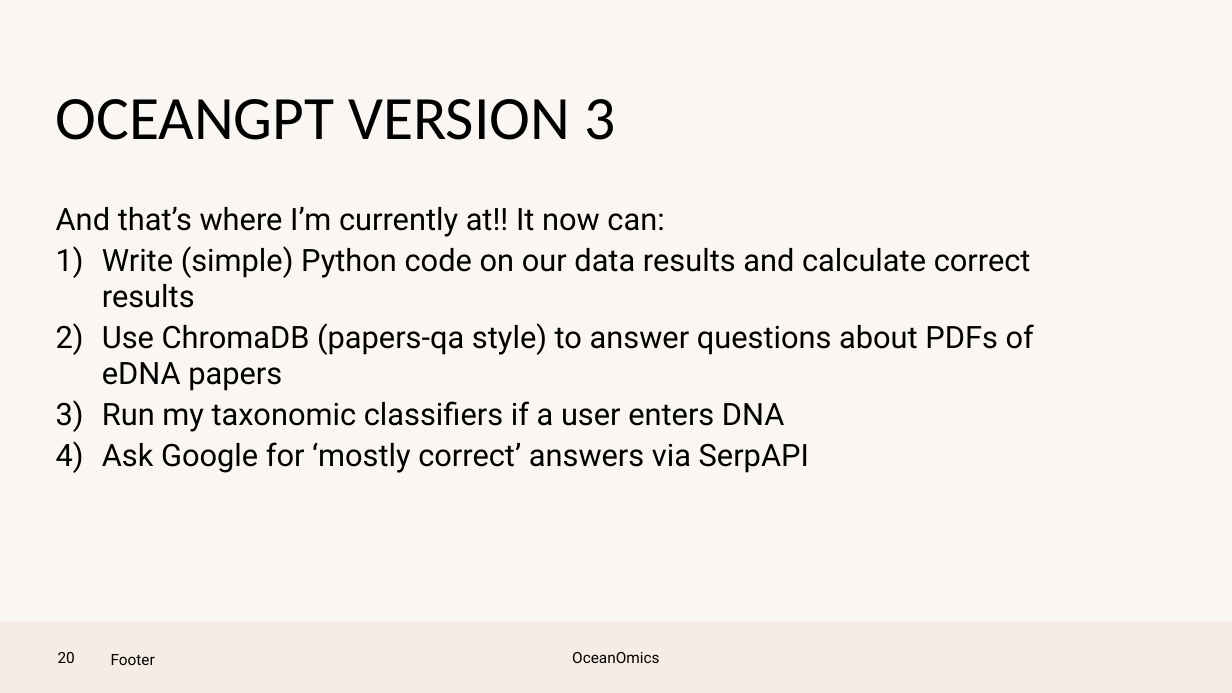
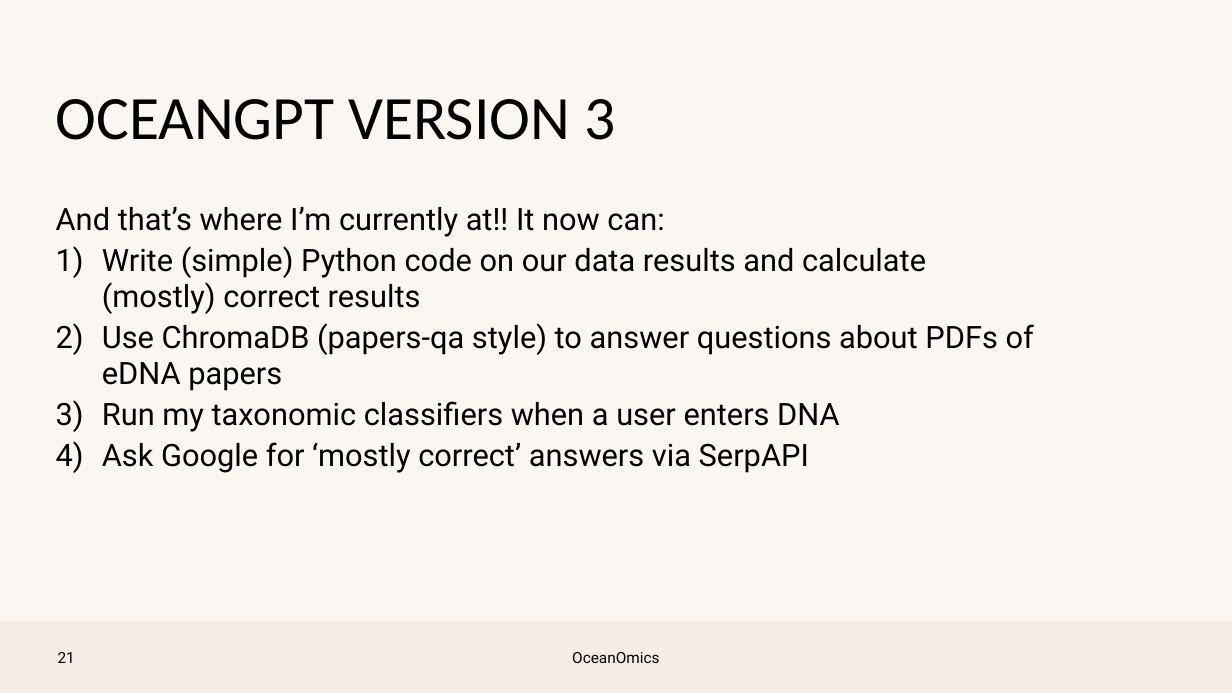
Before and after one commit to pmlg/June2023_LLM_repo, a slide deck: slide 20 of PMLG talk.pptx (slide 19 before the commit). Drawn at 1232x693 pixels with LibreOffice and Linux fonts; fonts in the diff are those of the drawing; background and template pictures are left out. Boxes give left, top, right and bottom in pixels: in the first picture for what was removed or moved away, otherwise in the second. Text is boxed around its words. In the diff, an @@ line names an element or a change of style, - is before the commit and + after.

```diff
--- a/PMLG talk.pptx
+++ b/PMLG talk.pptx
@@ text at box(102, 246, 926, 314): text changed @@
-1) Write (simple) Python code on our data results and calculate correct results
+1) Write (simple) Python code on our data results and calculate (mostly) correct results
@@ text at box(102, 401, 840, 432): text changed @@
-3) Run my taxonomic classifiers if a user enters DNA
+3) Run my taxonomic classifiers when a user enters DNA
@@ page number at box(58, 652, 75, 663): text changed @@
-20
+21
@@ text removed at box(111, 654, 155, 665) @@
-Footer
```
Also in this commit, not shown: 20 other slides changed, 3 slides added, 1 slide removed.
